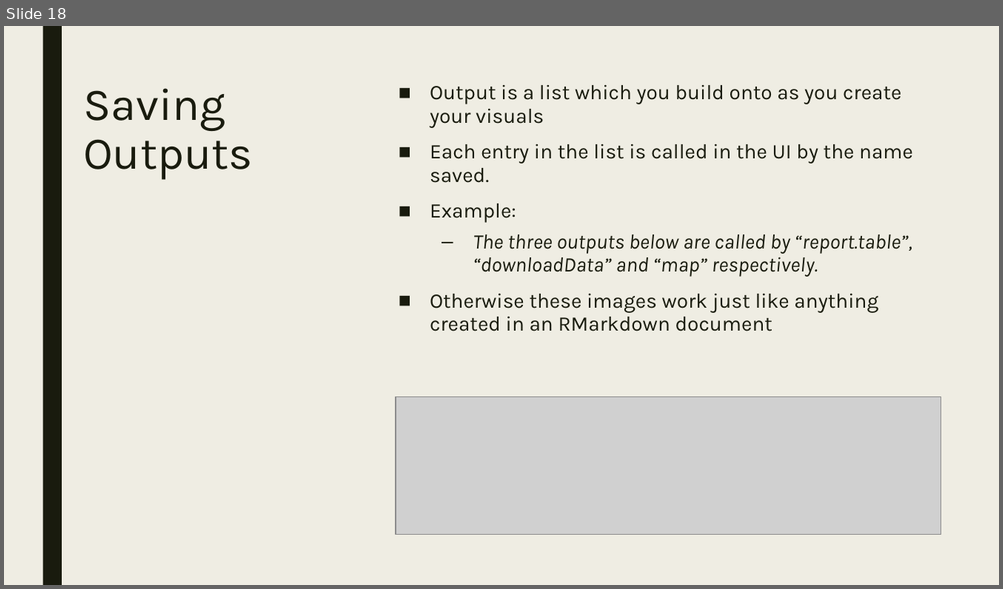
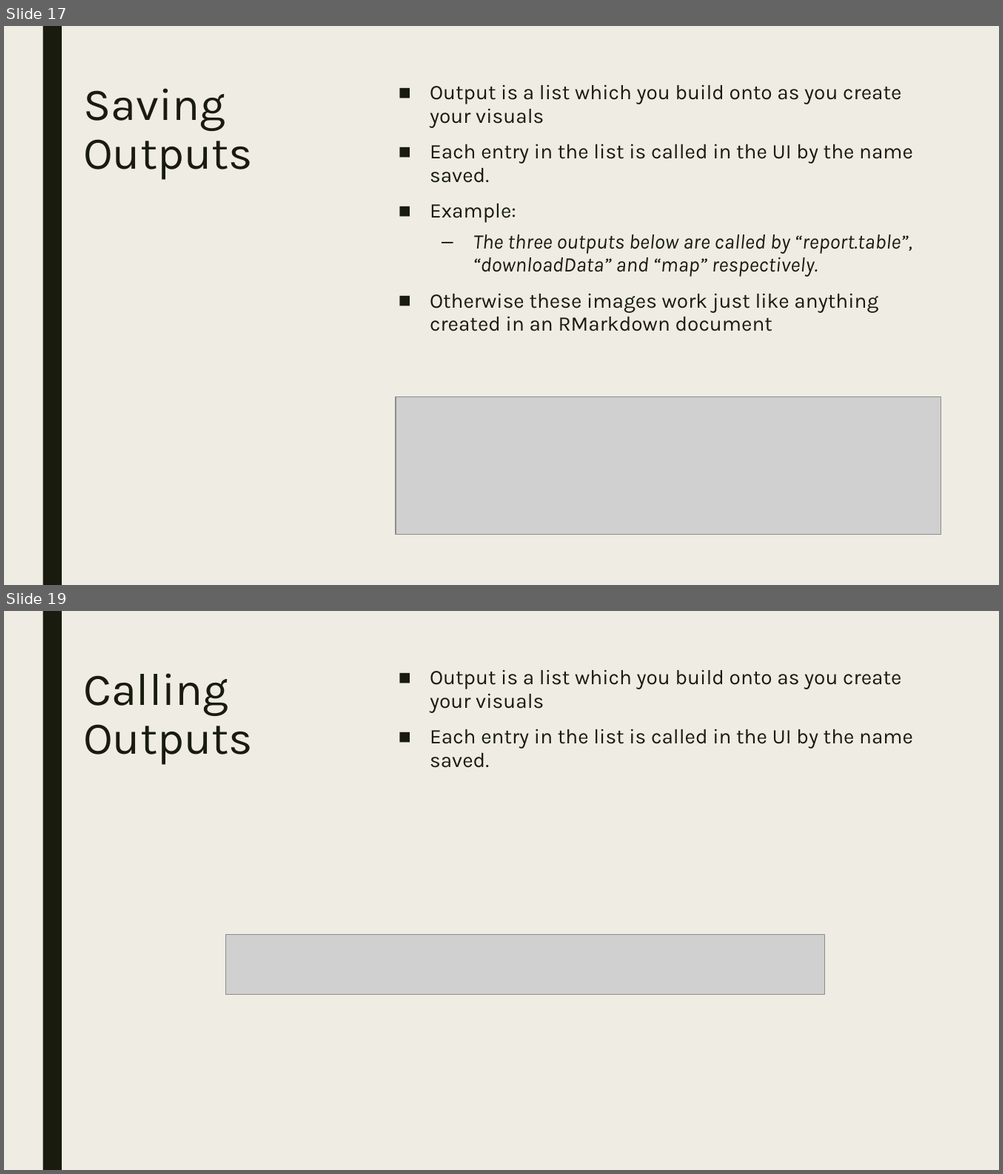
Before and after one commit to RforOperations2018/Class_1, a slide deck: Class 2.pptx. Shown one above the other, each under a label of ours: slide 18 before the commit, slides 17 and 19 after it; the slides between them are not shown. The pictures are 1003x589 and 1003x1174 pixels, drawn with LibreOffice and Linux fonts; fonts in the diff are those of the drawing; grey boxes stand for pictures. Boxes give left, top, right and bottom in pixels: in the first picture for what was removed or moved away, otherwise in the second. Text is boxed around its words. In the diff, an @@ line names an element or a change of style, - is before the commit and + after.

```diff
--- a/Class 2.pptx
+++ b/Class 2.pptx
@@ slide 19 added at (4, 611, 999, 1170), background #EFEDE3 @@
@@ rectangle added at (42, 611, 62, 1170), fill #191B0E @@
@@ title added at (83, 673, 253, 765), 44 pt, text #191B0E @@
+Calling Outputs
@@ text added at (430, 669, 913, 768), 20 pt, text #191B0E @@
+■ Output is a list which you build onto as you create your visuals
+■ Each entry in the list is called in the UI by the name saved.
@@ picture added at (225, 935, 825, 995) @@
@@ what was slide 18 is now slide 17 @@
```
Also in this commit, not shown: 3 slides changed, 7 other slides added, 6 slides removed, 1 other file.
